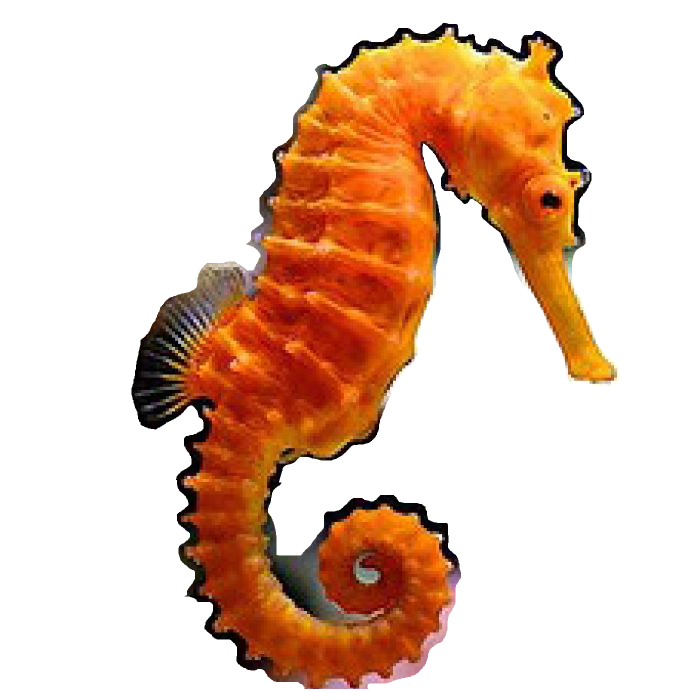
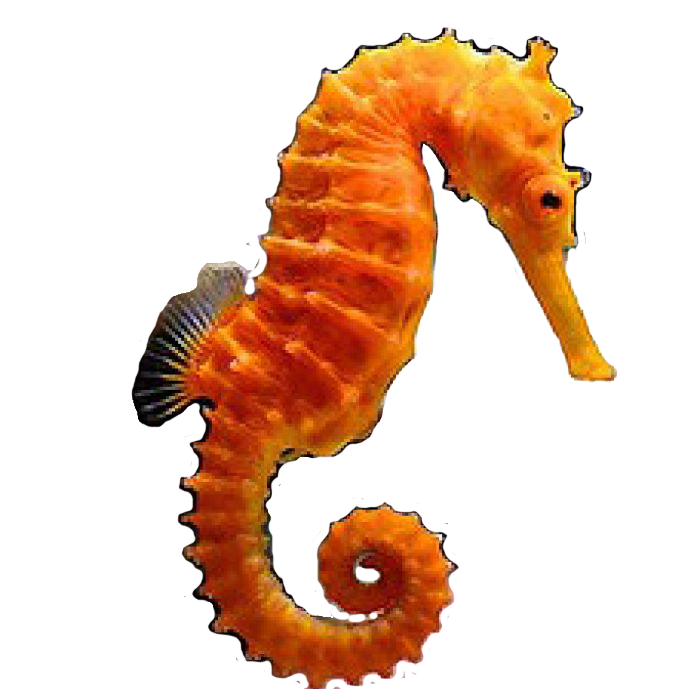
Layers edited between the first and the second 700×700 image:
added layer "head" above "body" over [left=394, top=26, right=619, bottom=384]
added layer "body" above "seahorse.jpg copy" over [left=131, top=27, right=498, bottom=689]
painted on "seahorse.jpg copy" over [left=131, top=23, right=620, bottom=689]
